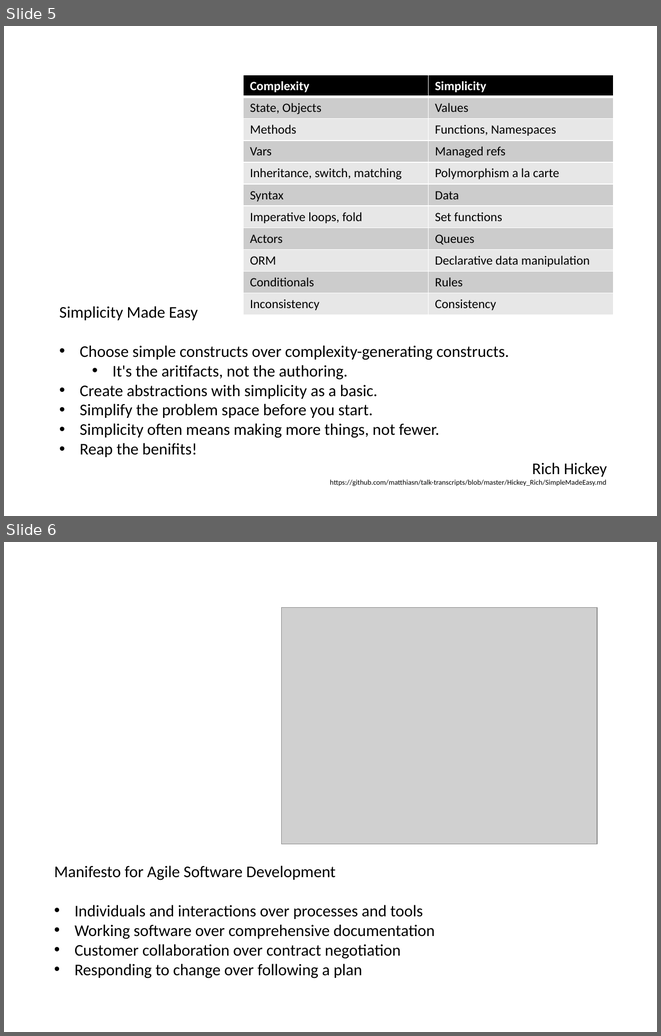
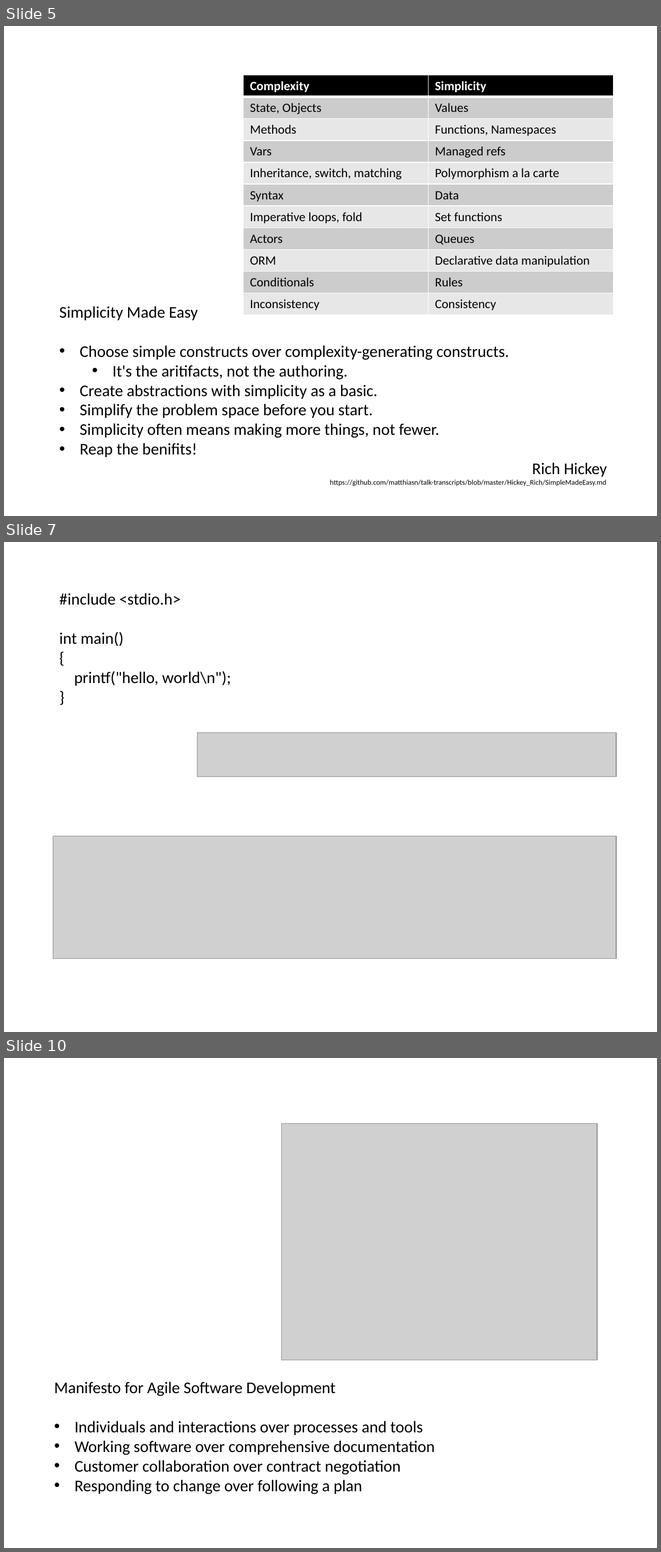
Before and after one commit to hotjk/translation, a slide deck: abstract.pptx. Shown one above the other, each under a label of ours: slides 5 and 6 before the commit, slides 5, 7 and 10 after it; the slides between them are not shown. The pictures are 661x1036 and 661x1552 pixels, drawn with LibreOffice and Linux fonts; fonts in the diff are those of the drawing; grey boxes stand for pictures. Boxes give left, top, right and bottom in pixels: in the first picture for what was removed or moved away, otherwise in the second. Text is boxed around its words. In the diff, an @@ line names an element or a change of style, - is before the commit and + after.

```diff
--- a/abstract.pptx
+++ b/abstract.pptx
@@ slide 7 added at (4,542,657,1032), background #FFFFFF @@
@@ text added at (59,593,231,686), 18 pt, text #000000 @@
+#include <stdio.h>
+int main()
+{
+printf("hello, world\n");
+}
@@ picture added at (197,733,617,777) @@
@@ picture added at (53,836,616,959) @@
@@ what was slide 6 is now slide 10 @@
```
Also in this commit, not shown: 1 slide changed, 3 other slides added.
